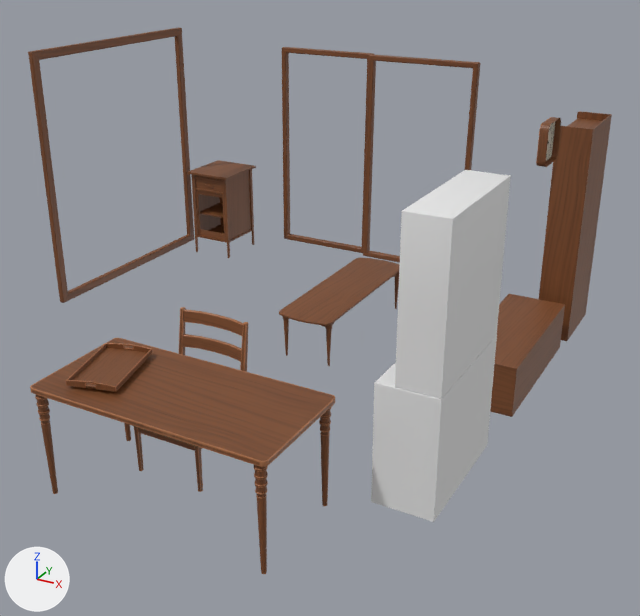
Two versions of the FBX model Assets/Scence1/Art/Architecture/Meshes/M_Furniture/M_Furniture_All.fbx, one commit apart.
Before and after are seen from a 50 mm lens placed at (4.56, -9.38, 3.1), pointed at (0.15, -1.36, -0.92). Every picture has the same lights, and +X, +Y and +Z are marked at lower left. Where no turn or scale is listed for an object, it has been applied to the vertices.

Objects in the first picture: 'M_Furniture_001', 'M_Furniture_002', 'M_Furniture_003', 'M_Furniture_004', 'M_Furniture_005', 'M_Furniture_006', 'M_Furniture_007', 'M_Furniture_008', 'M_Furniture_009', 'M_Furniture_010'.
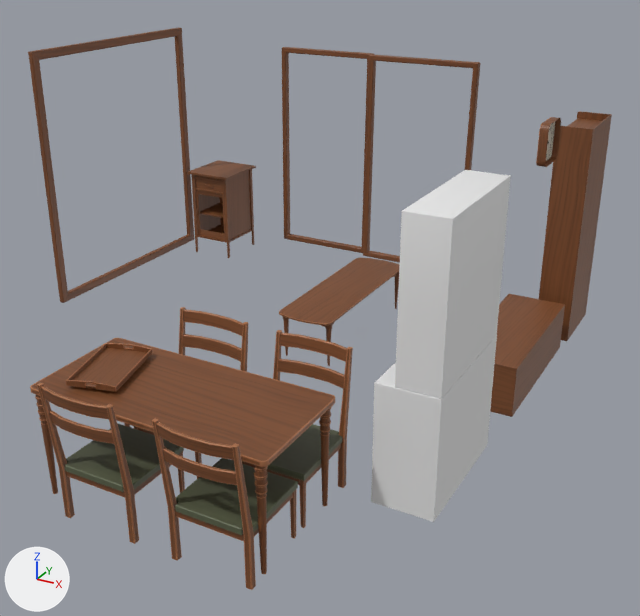
Where the change shows, as pixel boxes (x1, y1, x2, y2) in the pictures (640 x 616 px):
'M_Furniture_003.002', added (brown)
    after: (152, 418, 298, 590)
'M_Furniture_003.003', added
    after: (37, 383, 185, 544)
'M_Furniture_003.001', added
    after: (231, 330, 353, 528)

The change in detail:
Mesh me_立方体_021 is new.
It has 236 vertices, 224 faces and spans x -0.39..0.39, y -0.27..0.635, z -0.751..0.618.
It uses material mat_m_furniture_003 (picture img_m_furniture_all_m_furniture_003_albedotransparency_png).
Object 'M_Furniture_003.002' (ob_m_furniture_003_002) is new; it shows me_立方体_021.
Its location is (1.08, -4.74, -0.94).
Object 'M_Furniture_003.001' (ob_m_furniture_003_001) is new; it shows a copy of the mesh of ob_m_furniture_003.
Its location is (1.08, -3.37, -0.94).
Object 'M_Furniture_003.003' (ob_m_furniture_003_003) is new; it shows a copy of me_立方体_021.
Its location is (-0.08, -4.74, -0.94).
